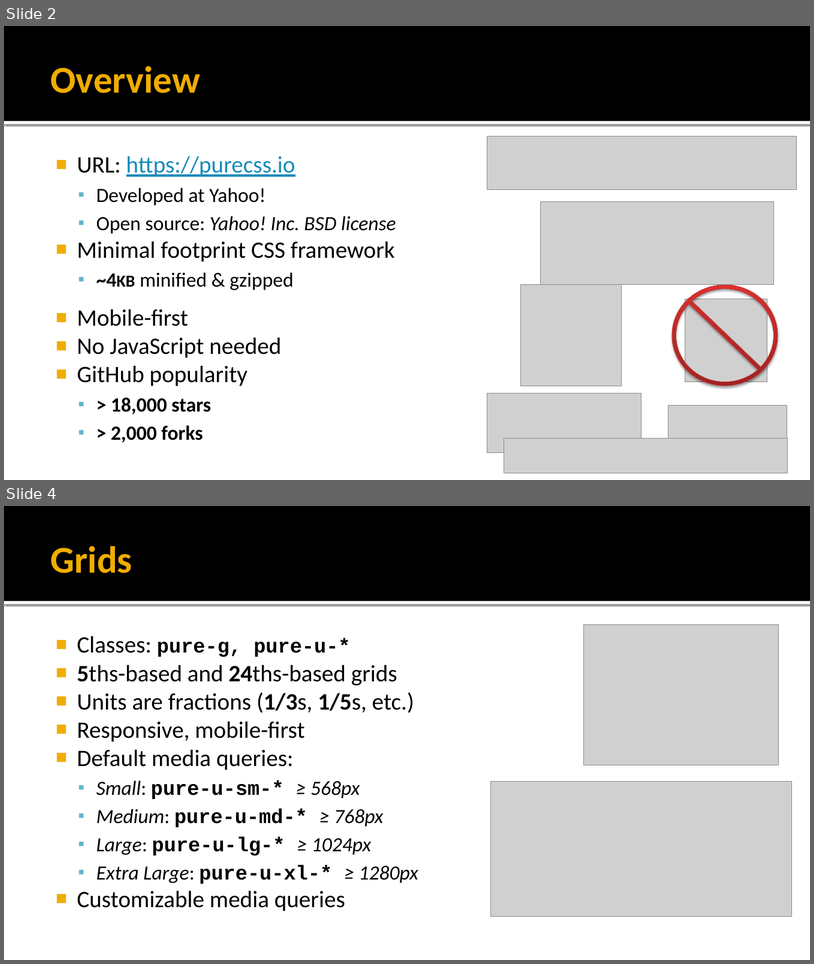
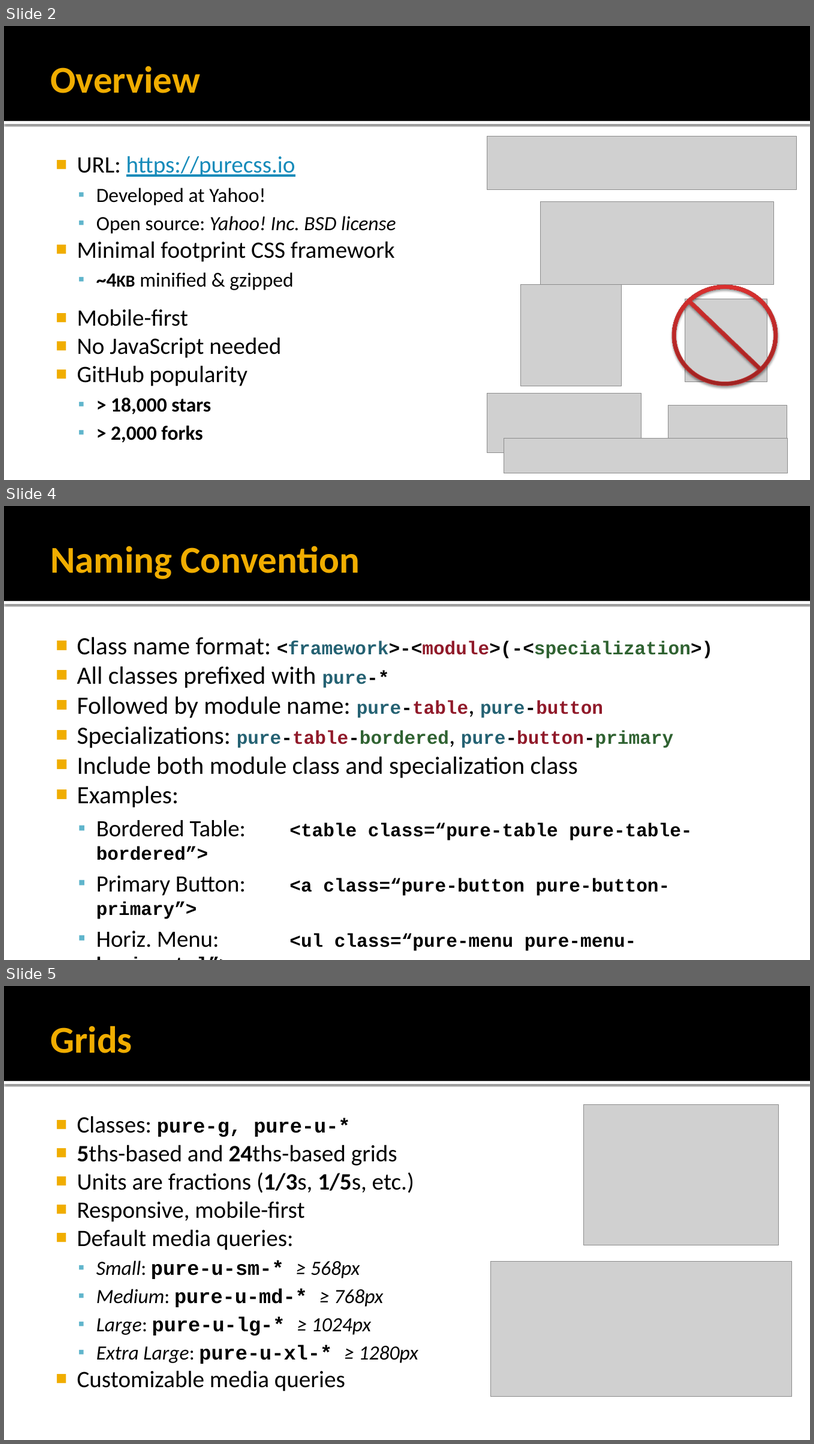
Before and after one commit to jeremyryan/swe_632_tech_talk, a slide deck: SWE_632_Tech_Talk__PureCSS.pptx. Shown one above the other, each under a label of ours: slides 2 and 4 before the commit, slides 2, 4 and 5 after it; the slides between them are not shown. The pictures are 814x964 and 814x1444 pixels, drawn with LibreOffice and Linux fonts; fonts in the diff are those of the drawing; grey boxes stand for pictures. Boxes give left, top, right and bottom in pixels: in the first picture for what was removed or moved away, otherwise in the second. Text is boxed around its words. In the diff, an @@ line names an element or a change of style, - is before the commit and + after.

```diff
--- a/SWE_632_Tech_Talk__PureCSS.pptx
+++ b/SWE_632_Tech_Talk__PureCSS.pptx
@@ slide 4 added at [4, 506, 810, 960], background #FFFFFF; not listed: 2 template elements that a slide beside it also shows @@
@@ title added at [50, 546, 360, 579], 45 pt, text #F0AD00, bold @@
+Naming Convention
@@ text added at [77, 637, 713, 951], 22.2 pt, text #000000, bold @@
+■ Class name format: <framework>-<module>(-<specialization>)
+■ All classes prefixed with pure-*
+■ Followed by module name: pure-table, pure-button
+■ Specializations: pure-table-bordered, pure-button-primary
+■ Include both module class and specialization class
+■ Examples:
+  ▪ Bordered Table: <table class=“pure-table pure-table-bordered”>
+  ▪ Primary Button: <a class=“pure-button pure-button-primary”>
+  ▪ Horiz. Menu: <ul class=“pure-menu pure-menu-horizontal”>
@@ what was slide 4 is now slide 5 @@
```
Also in this commit, not shown: 2 slides changed.
